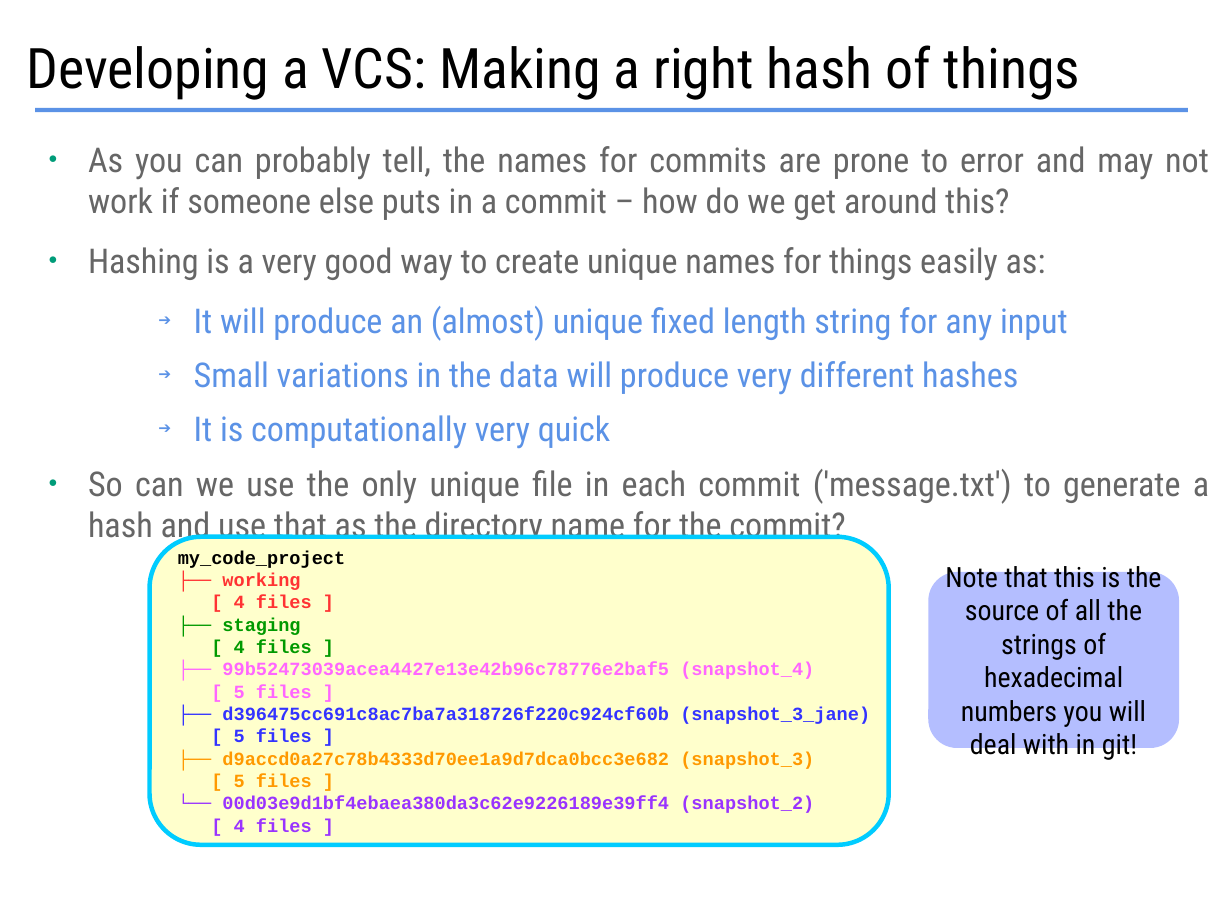
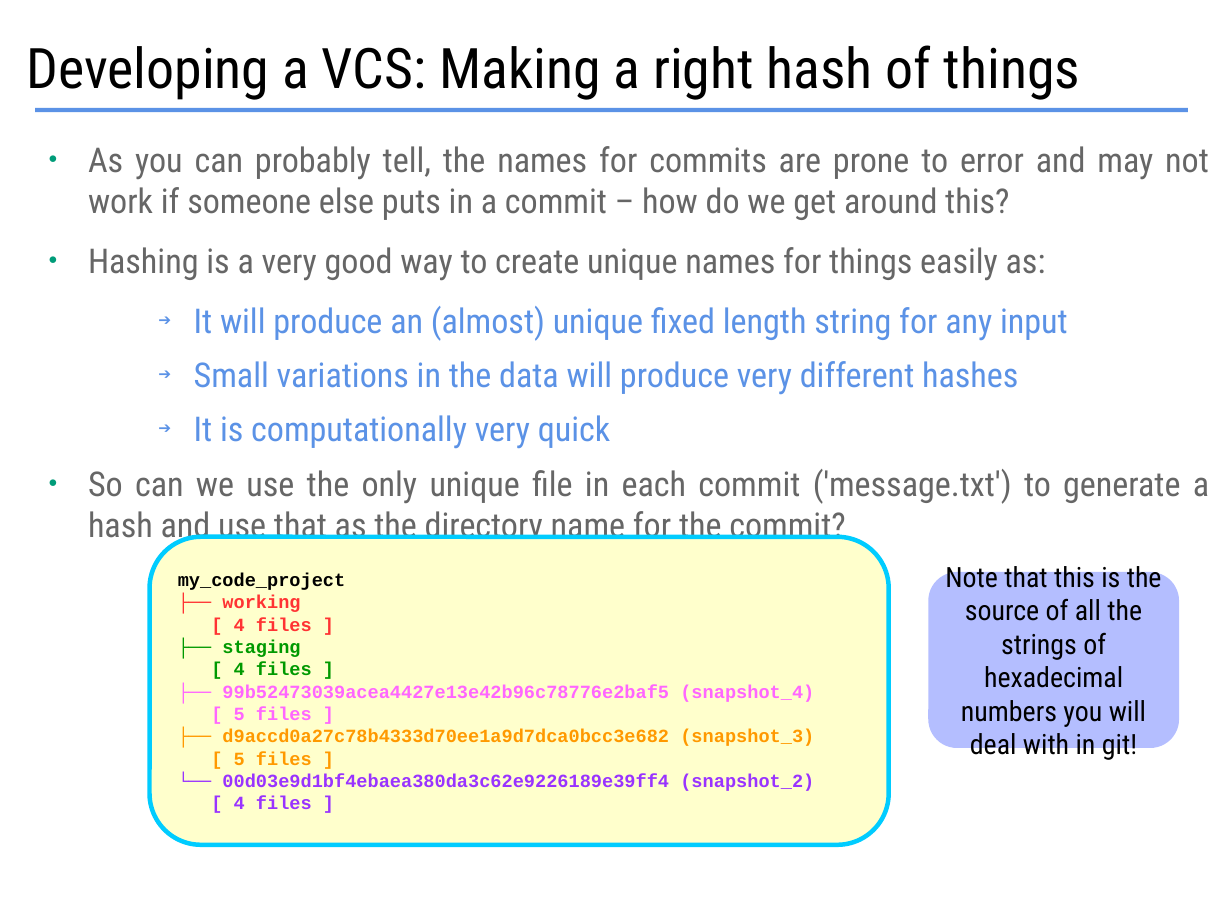
Before and after one commit to bham-carpentries/git-novice-python-ci, a slide deck: slide 6 of _slides/SWCDemystifyingGit.odp. Drawn at 1232x924 pixels with LibreOffice and Linux fonts; fonts in the diff are those of the drawing. Boxes give left, top, right and bottom in pixels: in the first picture for what was removed or moved away, otherwise in the second. Text is boxed around its words. In the diff, an @@ line names an element or a change of style, - is before the commit and + after.

```diff
--- a/_slides/SWCDemystifyingGit.odp
+++ b/_slides/SWCDemystifyingGit.odp
@@ text in rounded rectangle at (222, 707, 870, 742): paragraphs removed @@
-├── d396475cc691c8ac7ba7a318726f220c924cf60b (snapshot_3_jane)
-[ 5 files ]
```
Also in this commit, not shown: 3 other slides changed, 1 other file.
